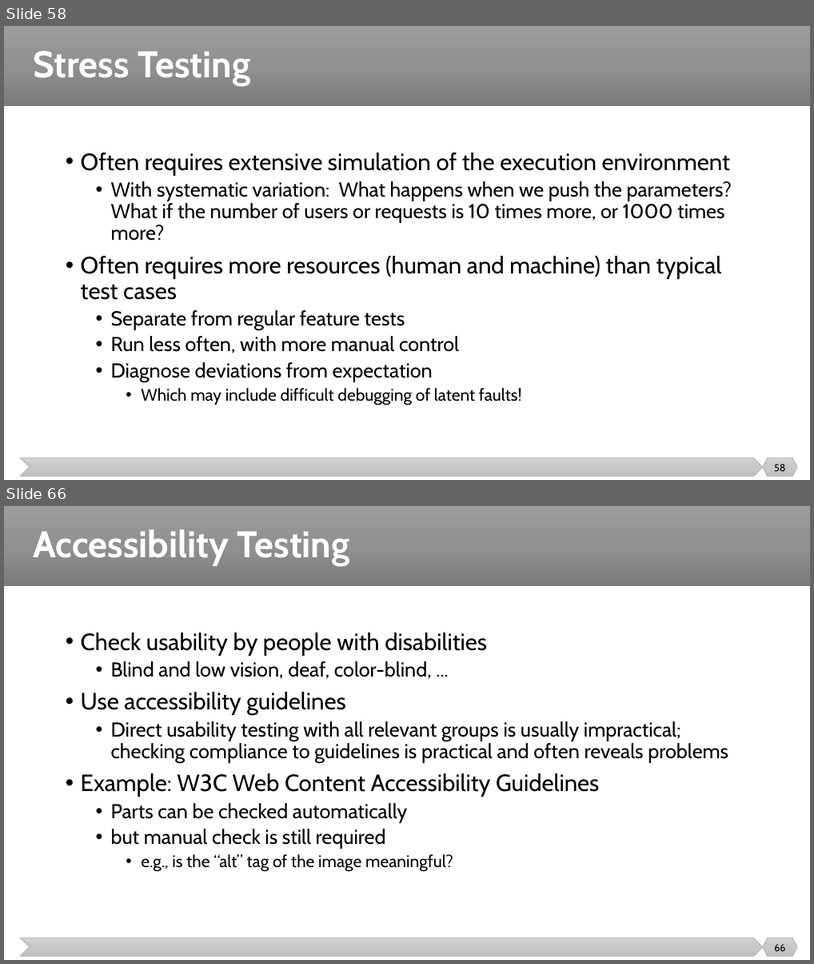
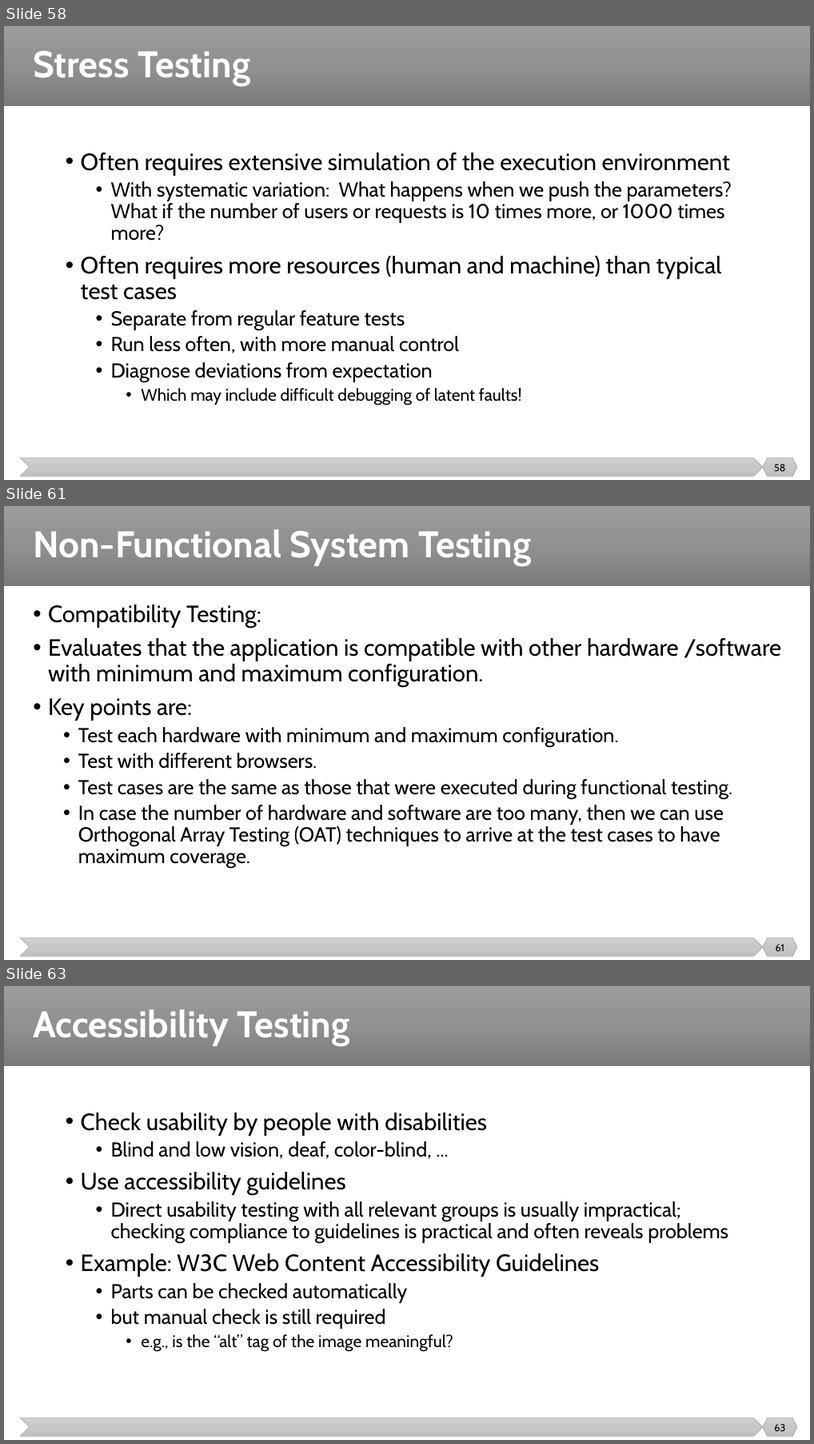
Before and after one commit to malenezi/malenezi, a slide deck: SE401/Lectures/8-Integration, System and Regression Testing/System Testing.pptx. Shown one above the other, each under a label of ours: slides 58 and 66 before the commit, slides 58, 61 and 63 after it; the slides between them are not shown. The pictures are 814x964 and 814x1444 pixels, drawn with LibreOffice and Linux fonts; fonts in the diff are those of the drawing. Boxes give left, top, right and bottom in pixels: in the first picture for what was removed or moved away, otherwise in the second. Text is boxed around its words. In the diff, an @@ line names an element or a change of style, - is before the commit and + after.

```diff
--- a/SE401/Lectures/8-Integration, System and Regression Testing/System Testing.pptx
+++ b/SE401/Lectures/8-Integration, System and Regression Testing/System Testing.pptx
@@ slide 61 added at (4, 506, 810, 960), background #FFFFFF; not listed: 3 template elements that a slide beside it also shows @@
@@ title added at (33, 529, 531, 566), 44 pt, text #FFFFFF, bold @@
+Non-Functional System Testing
@@ text added at (48, 604, 782, 868), 24 pt, text #000000 @@
+• Compatibility Testing:
+• Evaluates that the application is compatible with other hardware /software with minimum and maximum configuration.
+• Key points are:
+  • Test each hardware with minimum and maximum configuration.
+  • Test with different browsers.
+  • Test cases are the same as those that were executed during functional testing.
+  • In case the number of hardware and software are too many, then we can use Orthogonal Array Testing (OAT) techniques to arrive at the test cases to have maximum coverage.
@@ page number added at (776, 944, 786, 951), 12 pt, text #000000 @@
+61
@@ what was slide 66 is now slide 63 @@
@@ page number at (774, 1424, 786, 1431): text changed @@
-66
+63
```
Also in this commit, not shown: 1 slide changed, 7 other slides added, 4 slides removed.
